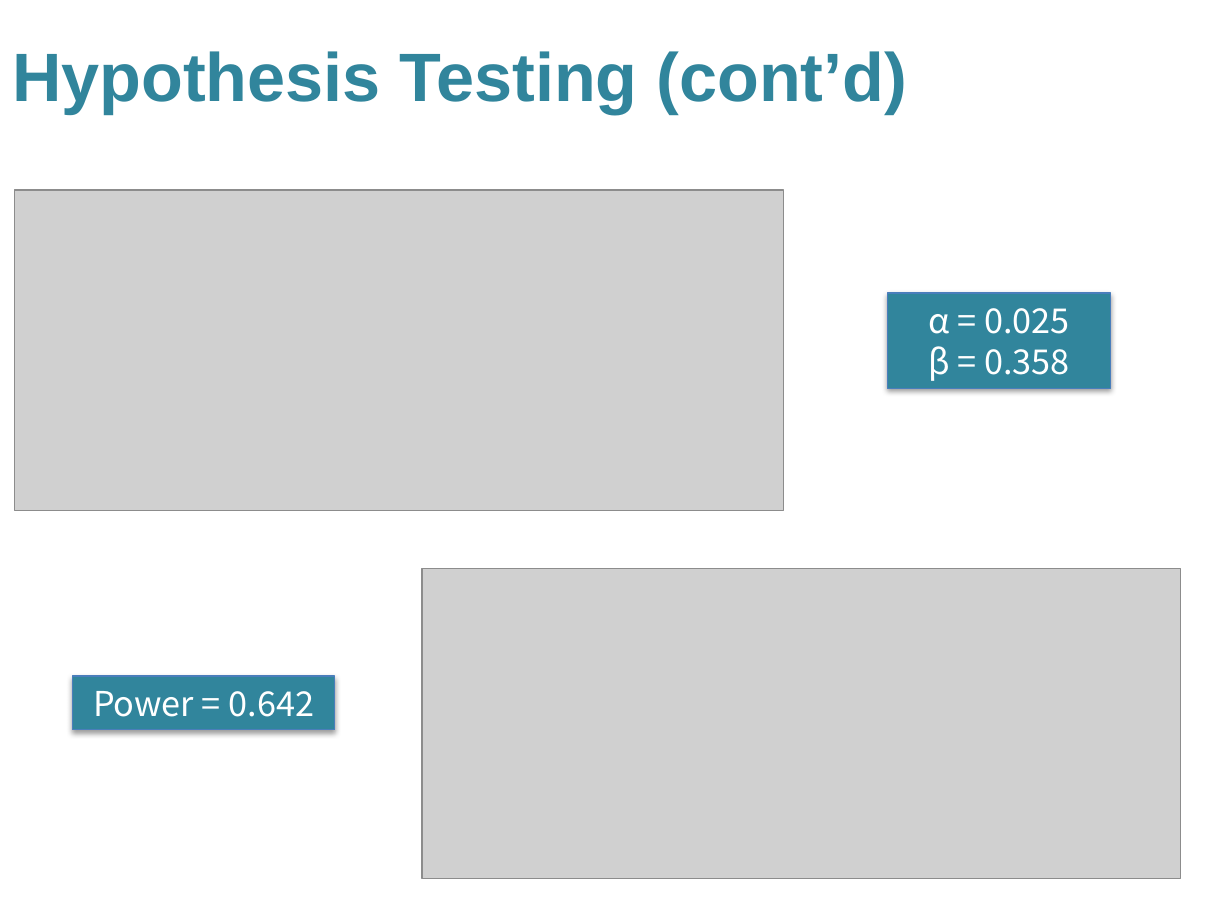
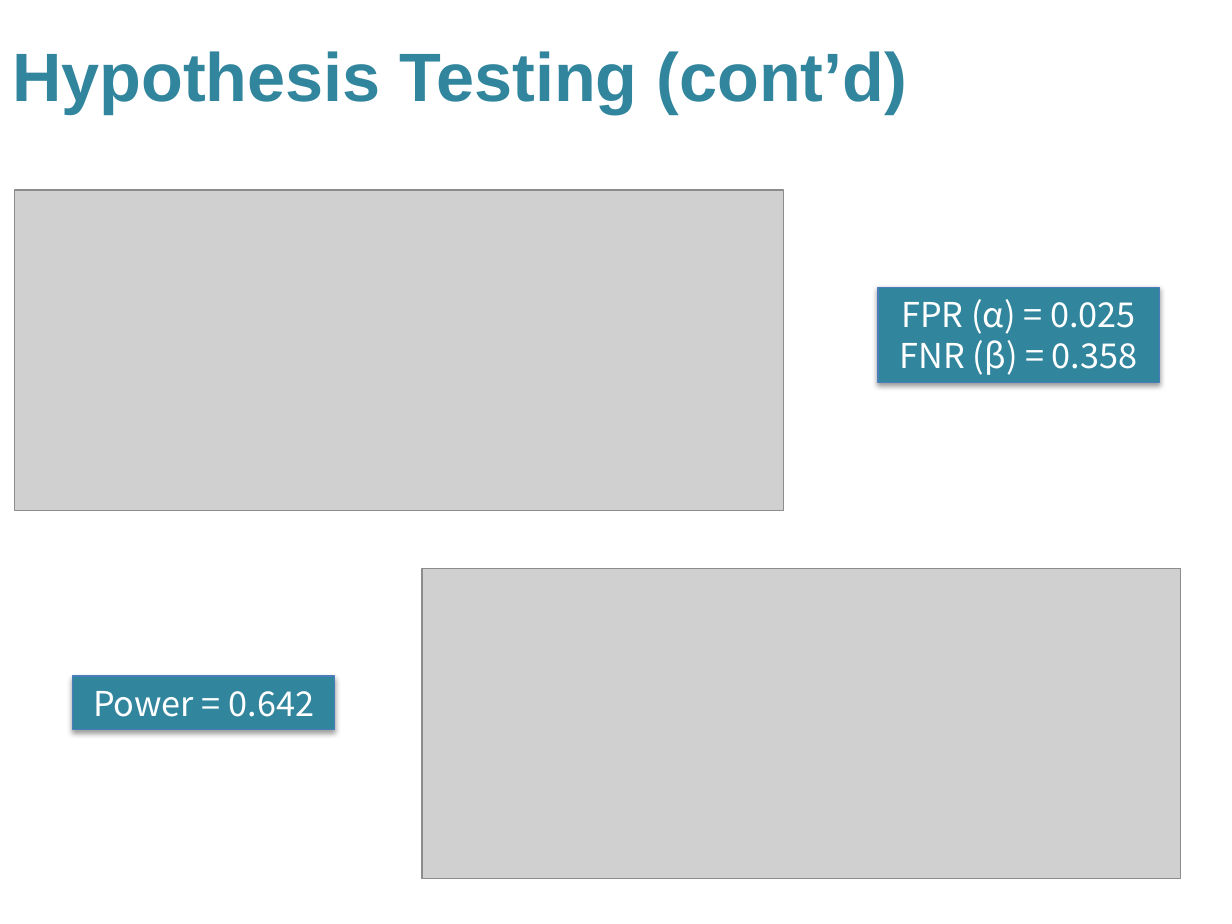
Before and after one commit to Morgan-Sell/Bias-CA-IMR, a slide deck: slide 7 of CA_IMR_v1.pptx. Drawn at 1232x924 pixels with LibreOffice and Linux fonts; fonts in the diff are those of the drawing; grey boxes stand for pictures; background and template pictures are left out. Boxes give left, top, right and bottom in pixels: in the first picture for what was removed or moved away, otherwise in the second. Text is boxed around its words. In the diff, an @@ line names an element or a change of style, - is before the commit and + after.

```diff
--- a/CA_IMR_v1.pptx
+++ b/CA_IMR_v1.pptx
@@ rectangle "FPR (α) = 0.025": place and size @@
-rectangle "FPR (α) = 0.025" at [887, 293, 1110, 388]
+rectangle "FPR (α) = 0.025" at [878, 287, 1159, 382]
@@ text in rectangle at [900, 299, 1138, 375]: text changed @@
-α = 0.025
-β = 0.358
+FPR (α) = 0.025
+FNR (β) = 0.358
```
Also in this commit, not shown: 6 other slides changed, 14 other files.
